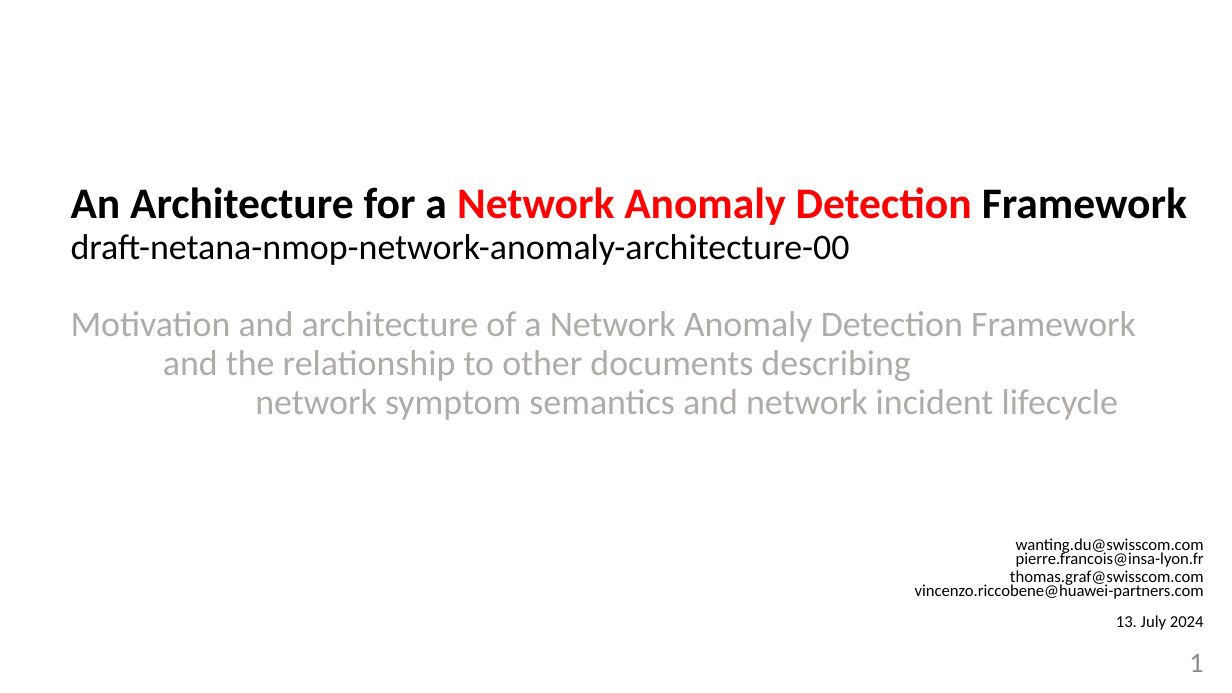
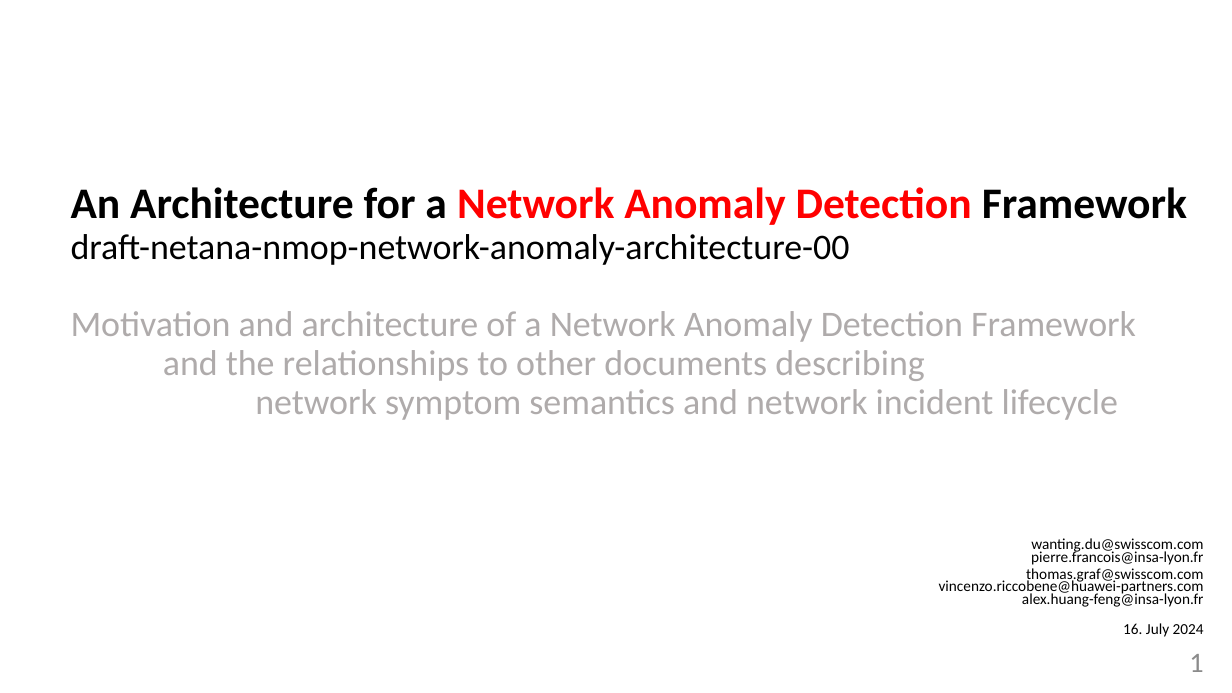
Before and after one commit to network-analytics/ietf-network-analytics-document-status, a slide deck: slide 1 of 120/NMOP/draft-netana-nmop-network-anomaly-architecture-semantics-lifecycle.pptx. Drawn at 1232x693 pixels with LibreOffice and Linux fonts; fonts in the diff are those of the drawing. Boxes give left, top, right and bottom in pixels: in the first picture for what was removed or moved away, otherwise in the second. Text is boxed around its words. In the diff, an @@ line names an element or a change of style, - is before the commit and + after.

```diff
--- a/120/NMOP/draft-netana-nmop-network-anomaly-architecture-semantics-lifecycle.pptx
+++ b/120/NMOP/draft-netana-nmop-network-anomaly-architecture-semantics-lifecycle.pptx
@@ text at (163, 350, 924, 381): text changed @@
-and the relationship to other documents describing
+and the relationships to other documents describing
@@ text at (1031, 538, 1203, 565): size 12.9 to 11.9 pt in "wanting.du@swisscom.com pierre.francois@insa-lyon.fr" @@
@@ text at (939, 568, 1204, 637): text changed; size 12.9 to 11.9 pt @@
-thomas.graf@swisscom.com
-vincenzo.riccobene@huawei-partners.com
-13. July 2024
+thomas.graf@swisscom.com
+vincenzo.riccobene@huawei-partners.com
+alex.huang-feng@insa-lyon.fr
+16. July 2024
```
Also in this commit, not shown: 1 other slide changed, 2 other files.
